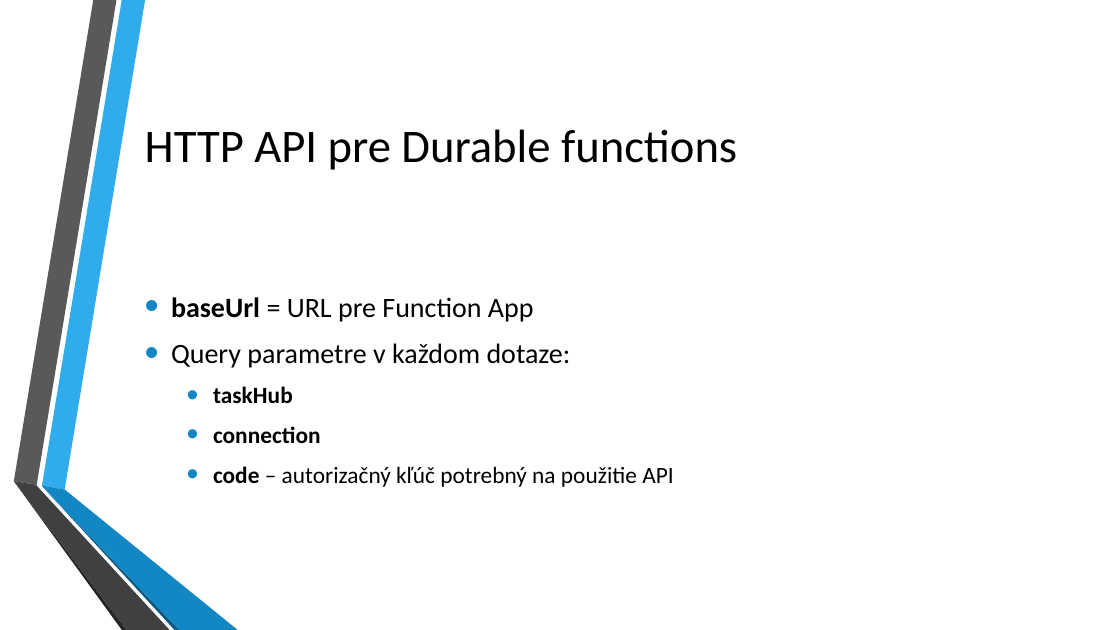
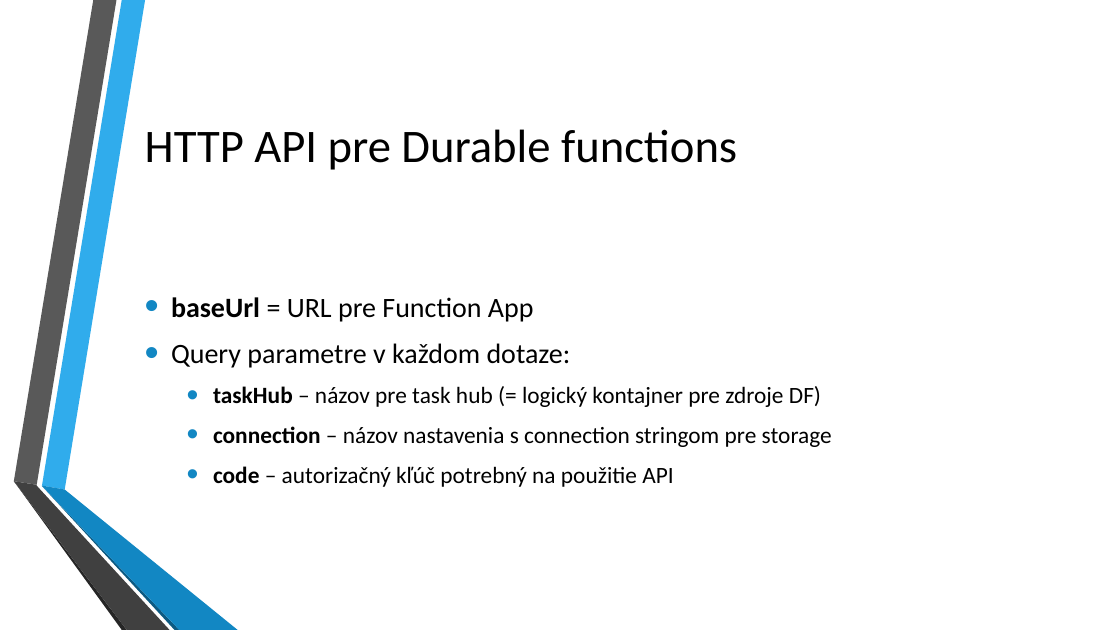
Before and after one commit to kubinko/Azure-Resources-Overview, a slide deck: slide 25 of 05 - Durable Functions/Durable Functions.pptx. Drawn at 1120x630 pixels with LibreOffice and Linux fonts; fonts in the diff are those of the drawing; background and template pictures are left out. Boxes give left, top, right and bottom in pixels: in the first picture for what was removed or moved away, otherwise in the second. Text is boxed around its words. In the diff, an @@ line names an element or a change of style, - is before the commit and + after.

```diff
--- a/05 - Durable Functions/Durable Functions.pptx
+++ b/05 - Durable Functions/Durable Functions.pptx
@@ text at [213,386,832,447]: text changed; bold off @@
-  • taskHub
-  • connection
+  • taskHub – názov pre task hub (= logický kontajner pre zdroje DF)
+  • connection – názov nastavenia s connection stringom pre storage
```
Also in this commit, not shown: 6 other slides changed, 4 other files.
